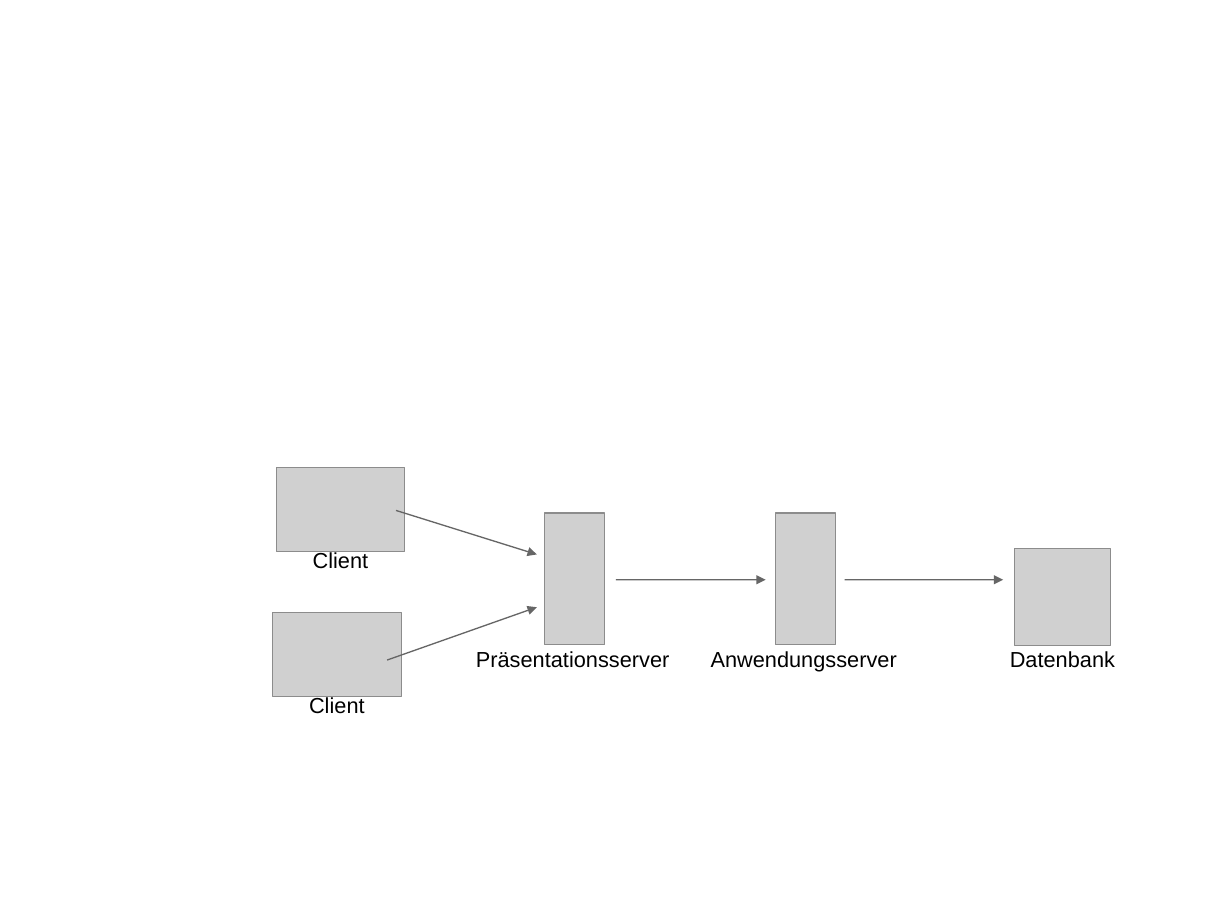
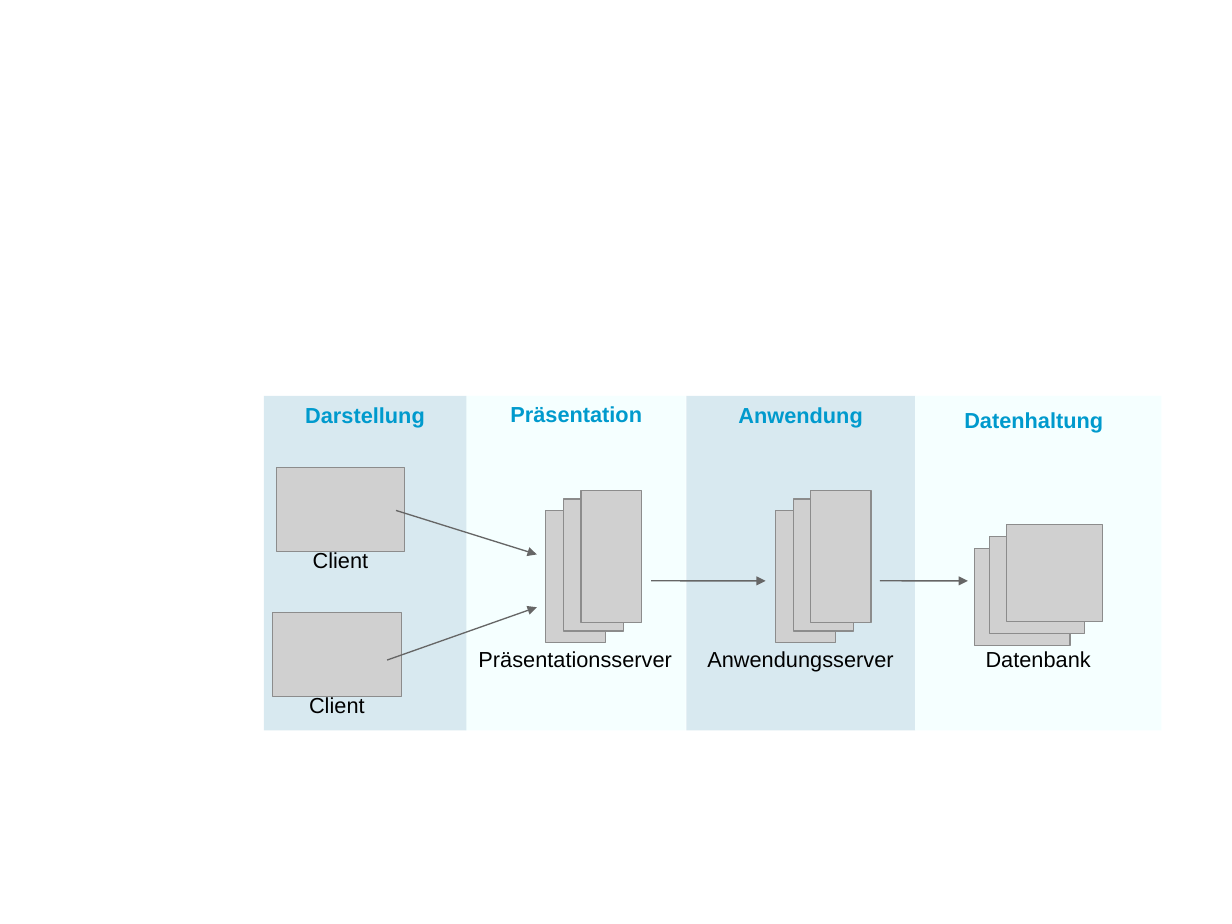
Before and after one commit to DennisSchulmeister/dhbwka-wwi-vertsys-2018-folien, a slide deck: slide 1 of static/1-grundlagen/begriffe/_src/architektur-4schichten.odp. Drawn at 1232x924 pixels with LibreOffice and Linux fonts; fonts in the diff are those of the drawing; grey boxes stand for pictures. Boxes give left, top, right and bottom in pixels: in the first picture for what was removed or moved away, otherwise in the second. Text is boxed around its words. In the diff, an @@ line names an element or a change of style, - is before the commit and + after.

```diff
--- a/static/1-grundlagen/begriffe/_src/architektur-4schichten.odp
+++ b/static/1-grundlagen/begriffe/_src/architektur-4schichten.odp
@@ rectangle added at box(264, 396, 466, 730), fill #D8E9F0 @@
@@ text added at box(305, 407, 425, 428), 14 pt, text #009ACD, bold @@
+Darstellung
@@ rectangle added at box(466, 396, 686, 730), fill #F5FFFF @@
@@ text added at box(510, 406, 642, 423), 14 pt, text #009ACD, bold @@
+Präsentation
@@ rectangle added at box(686, 396, 916, 730), fill #D8E9F0 @@
@@ text added at box(738, 407, 862, 428), 14 pt, text #009ACD, bold @@
+Anwendung
@@ rectangle added at box(916, 396, 1162, 730), fill #F5FFFF @@
@@ text added at box(964, 412, 1103, 433), 14 pt, text #009ACD, bold @@
+Datenhaltung
@@ picture added at box(563, 500, 624, 632) @@
@@ picture added at box(581, 491, 642, 623) @@
@@ picture added at box(794, 500, 854, 632) @@
@@ picture added at box(812, 491, 872, 623) @@
@@ picture added at box(989, 537, 1086, 634) @@
@@ picture added at box(1007, 524, 1103, 622) @@
@@ picture: place and size @@
-picture at box(1015, 549, 1111, 646)
+picture at box(975, 549, 1071, 646)
@@ arrow moved from (616, 580) - (766, 580) to (652, 581) - (766, 581) @@
@@ arrow moved from (845, 580) - (1004, 580) to (880, 581) - (968, 581) @@
@@ text "Anwendungsserver": place and size @@
-text "Anwendungsserver" at box(711, 651, 897, 672)
+text "Anwendungsserver" at box(707, 651, 893, 672)
@@ text "Datenbank": place and size @@
-text "Datenbank" at box(1010, 651, 1115, 668)
+text "Datenbank" at box(986, 651, 1091, 668)
```
Also in this commit, not shown: 14 other files.
